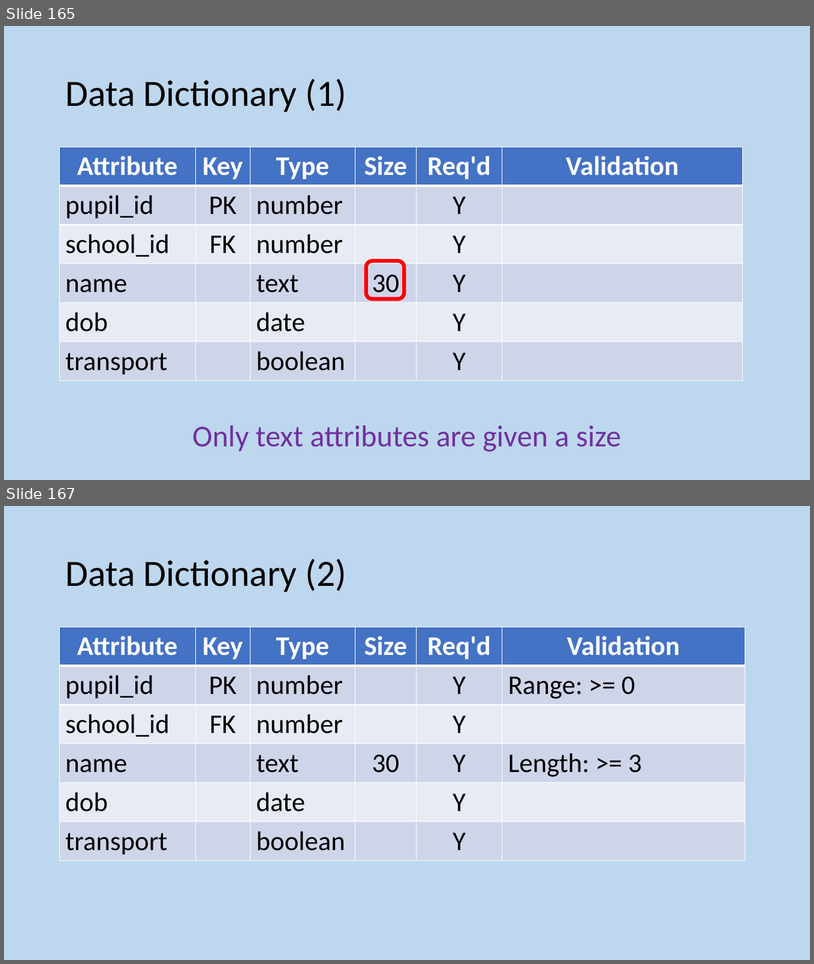
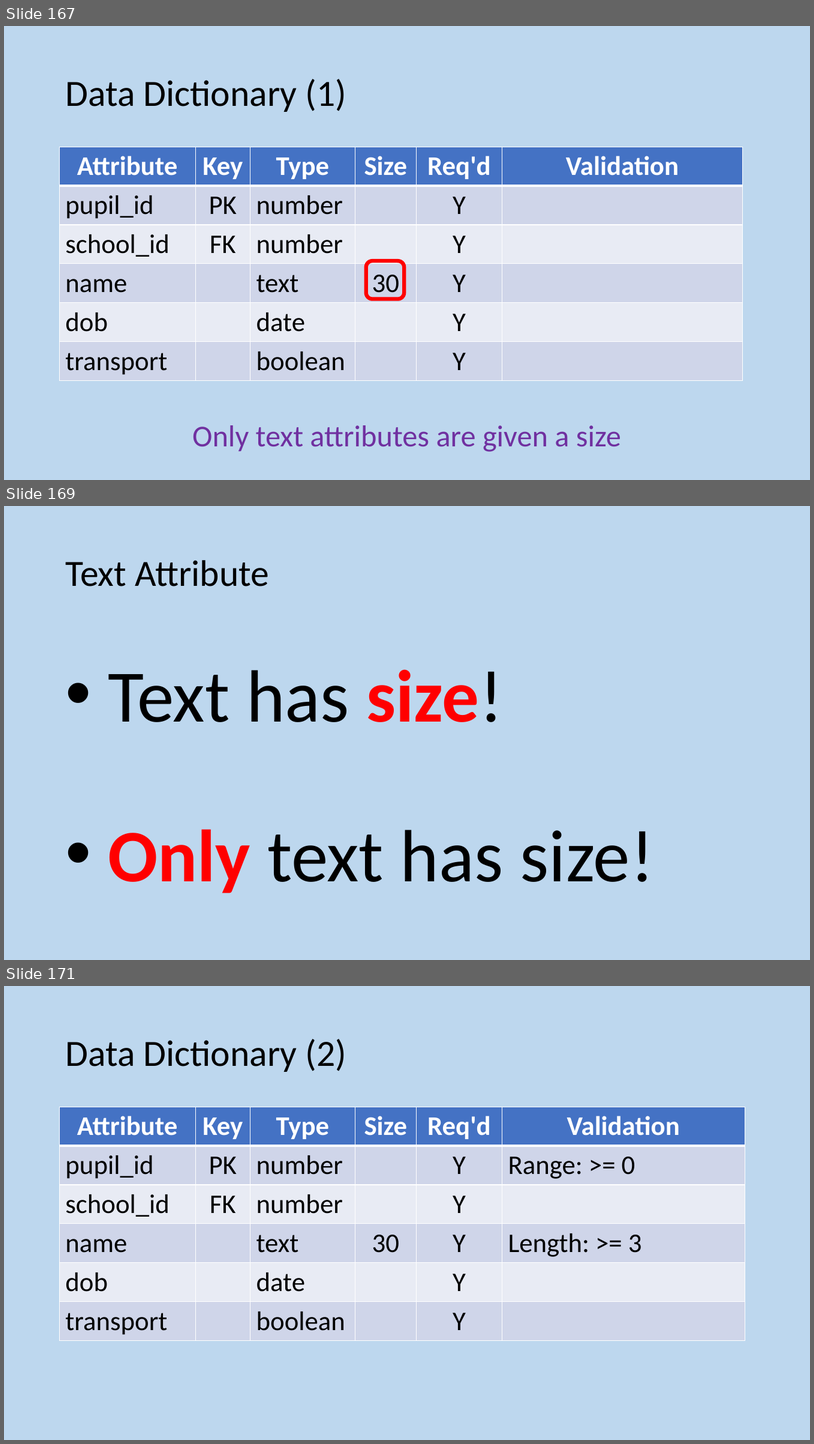
Before and after one commit to MrFriendCS/MrFriendCS.github.io, a slide deck: n5/ddd/N5 CS DDD Slides.pptx. Shown one above the other, each under a label of ours: slides 165 and 167 before the commit, slides 167, 169 and 171 after it; the slides between them are not shown. The pictures are 814x964 and 814x1444 pixels, drawn with LibreOffice and Linux fonts; fonts in the diff are those of the drawing. Boxes give left, top, right and bottom in pixels: in the first picture for what was removed or moved away, otherwise in the second. Text is boxed around its words. In the diff, an @@ line names an element or a change of style, - is before the commit and + after.

```diff
--- a/n5/ddd/N5 CS DDD Slides.pptx
+++ b/n5/ddd/N5 CS DDD Slides.pptx
@@ slide 169 added at (4, 506, 810, 960), background #BDD7EE @@
@@ title added at (65, 560, 269, 586), 44 pt, text #000000 @@
+Text Attribute
@@ text added at (108, 669, 654, 893), 88 pt, text #000000 @@
+• Text has size!
+• Only text has size!
@@ what was slide 165 is now slide 167 @@
@@ what was slide 167 is now slide 171 @@
```
Also in this commit, not shown: 15 slides changed, 7 other slides added, 4 other files.
